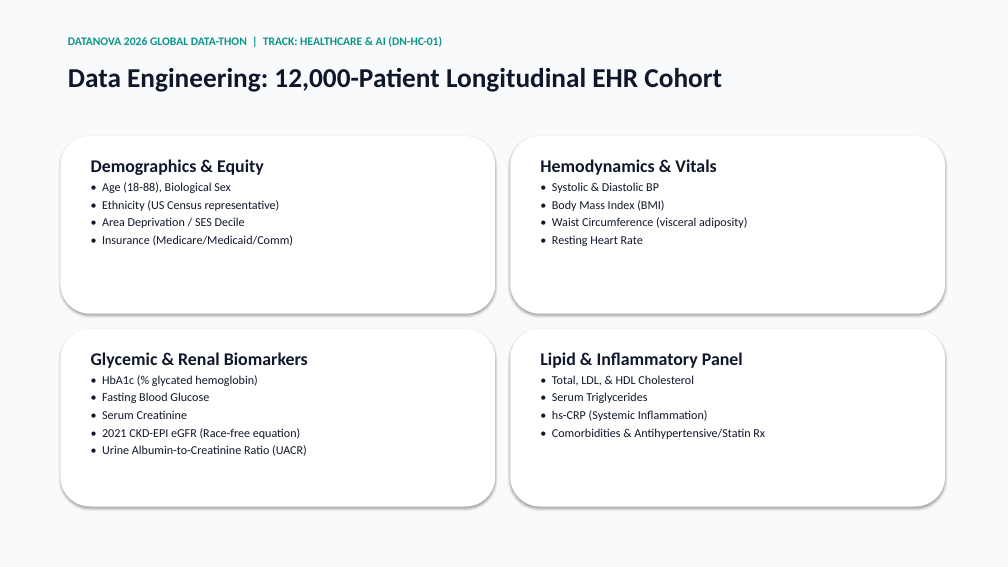
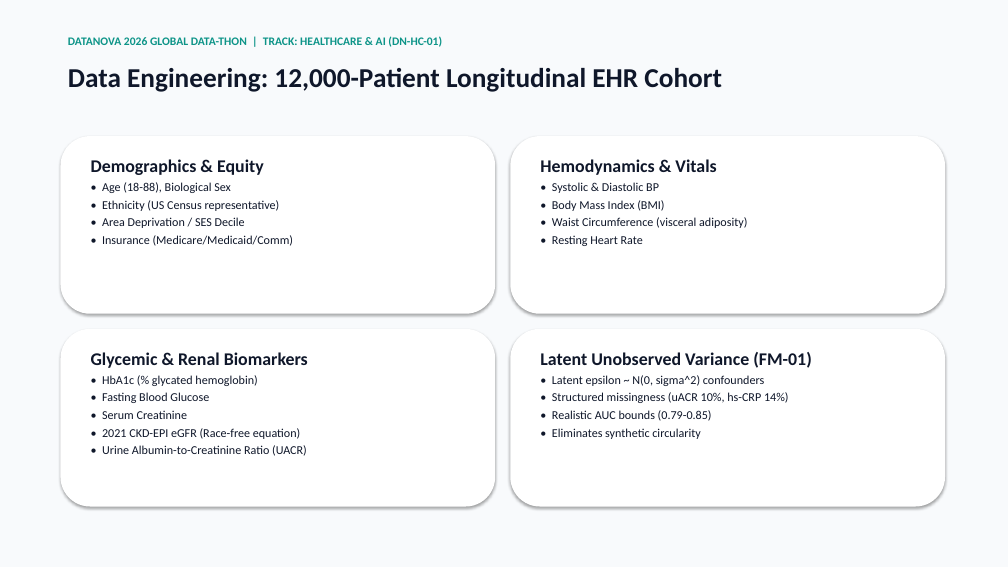
Before and after one commit to armageden/vitarisk-cds, a slide deck: slide 4 of frontend/dist/presentation/VitaRisk_CDS_DataNova2026_Presentation.pptx. Drawn at 1008x567 pixels with LibreOffice and Linux fonts; fonts in the diff are those of the drawing. Boxes give left, top, right and bottom in pixels: in the first picture for what was removed or moved away, otherwise in the second. Text is boxed around its words. In the diff, an @@ line names an element or a change of style, - is before the commit and + after.

```diff
--- a/frontend/dist/presentation/VitaRisk_CDS_DataNova2026_Presentation.pptx
+++ b/frontend/dist/presentation/VitaRisk_CDS_DataNova2026_Presentation.pptx
@@ text at box(540, 352, 812, 439): text changed @@
-Lipid & Inflammatory Panel
-• Total, LDL, & HDL Cholesterol
-• Serum Triglycerides
-• hs-CRP (Systemic Inflammation)
-• Comorbidities & Antihypertensive/Statin Rx
+Latent Unobserved Variance (FM-01)
+• Latent epsilon ~ N(0, sigma^2) confounders
+• Structured missingness (uACR 10%, hs-CRP 14%)
+• Realistic AUC bounds (0.79-0.85)
+• Eliminates synthetic circularity
```
Also in this commit, not shown: 4 other slides changed, 6 slides added, 6 slides removed, 17 other files.
